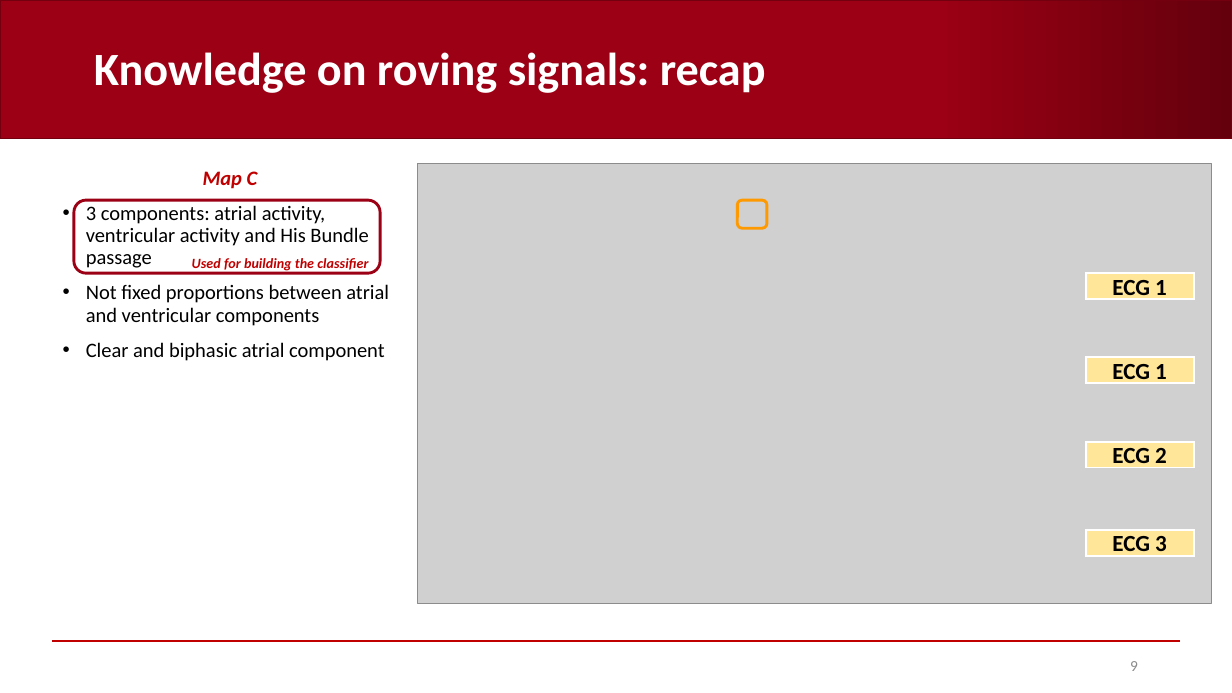
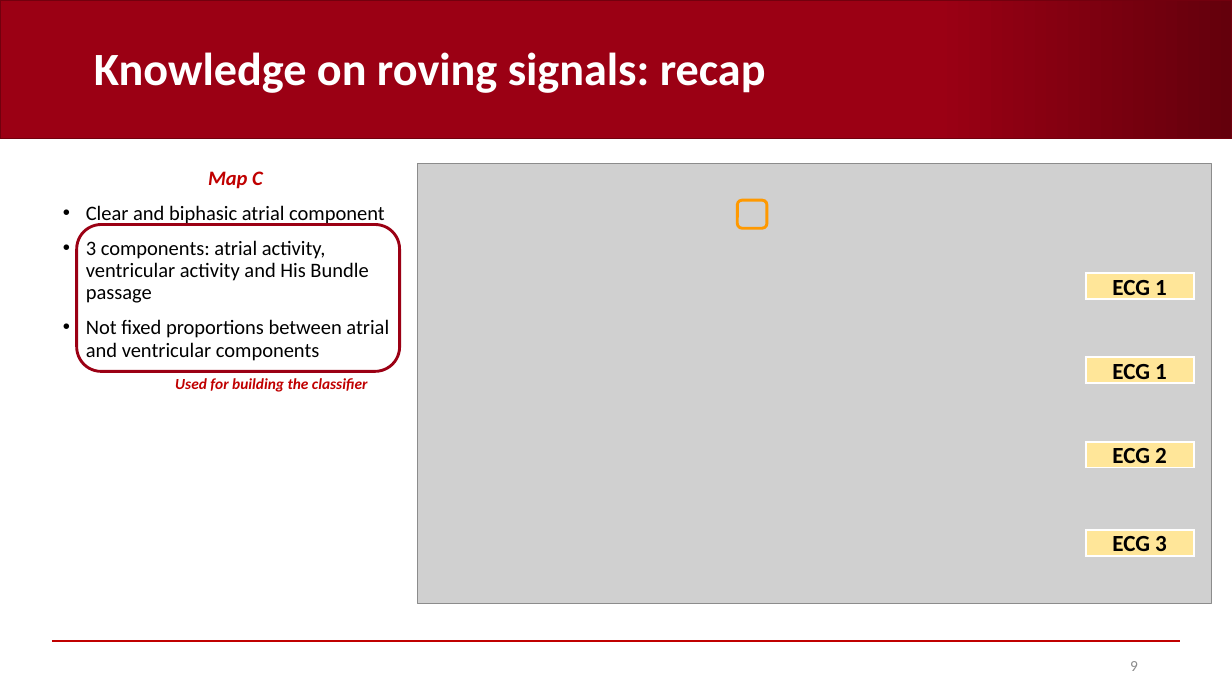
Before and after one commit to AndreaCorrado00/Tesi_magistrale_Corrado_Andrea, a slide deck: slide 9 of Documentation/5. Heuristic classifier.pptx. Drawn at 1232x693 pixels with LibreOffice and Linux fonts; fonts in the diff are those of the drawing; grey boxes stand for pictures; background and template pictures are left out. Boxes give left, top, right and bottom in pixels: in the first picture for what was removed or moved away, otherwise in the second. Text is boxed around its words. In the diff, an @@ line names an element or a change of style, - is before the commit and + after.

```diff
--- a/Documentation/5. Heuristic classifier.pptx
+++ b/Documentation/5. Heuristic classifier.pptx
@@ text at [86, 205, 384, 226]: paragraph added @@
+• Clear and biphasic atrial component
@@ rounded rectangle: place and size @@
-rounded rectangle at [74, 201, 380, 274]
+rounded rectangle at [77, 225, 399, 372]
@@ text at [86, 342, 384, 361]: paragraph removed @@
-• Clear and biphasic atrial component
@@ text "Used for building the classifier": place and size @@
-text "Used for building the classifier" at [192, 258, 368, 272]
+text "Used for building the classifier" at [175, 378, 368, 392]
@@ text "Used for building the classifier" at [175, 378, 368, 392]: size 11 to 12 pt @@
```
Also in this commit, not shown: 8 other slides changed, 8 other files.
